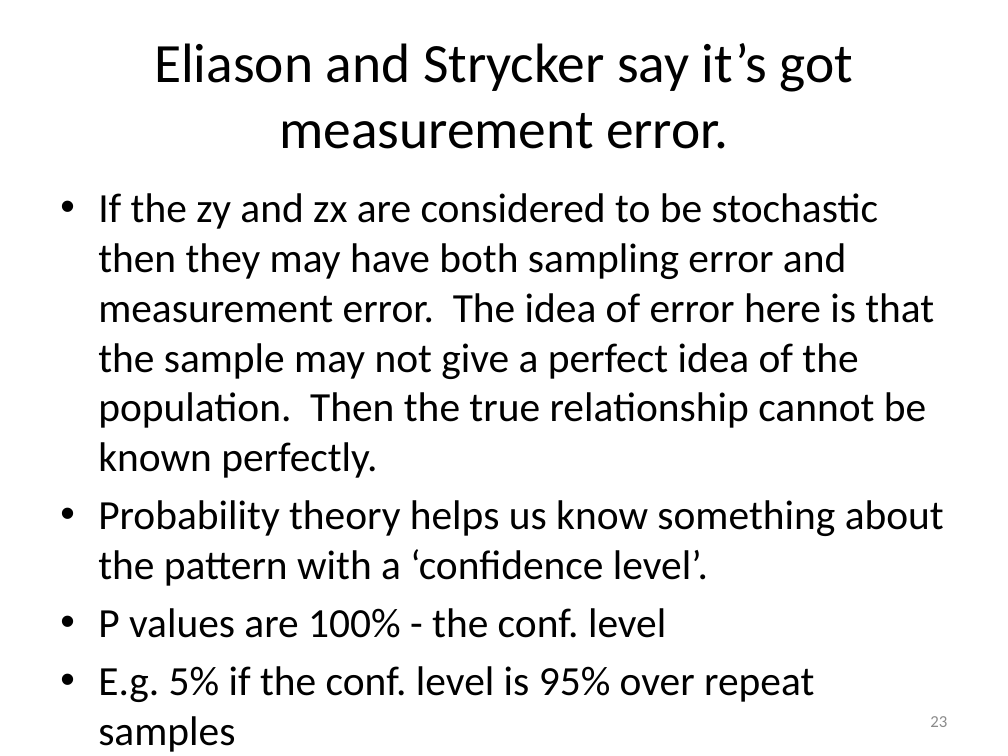
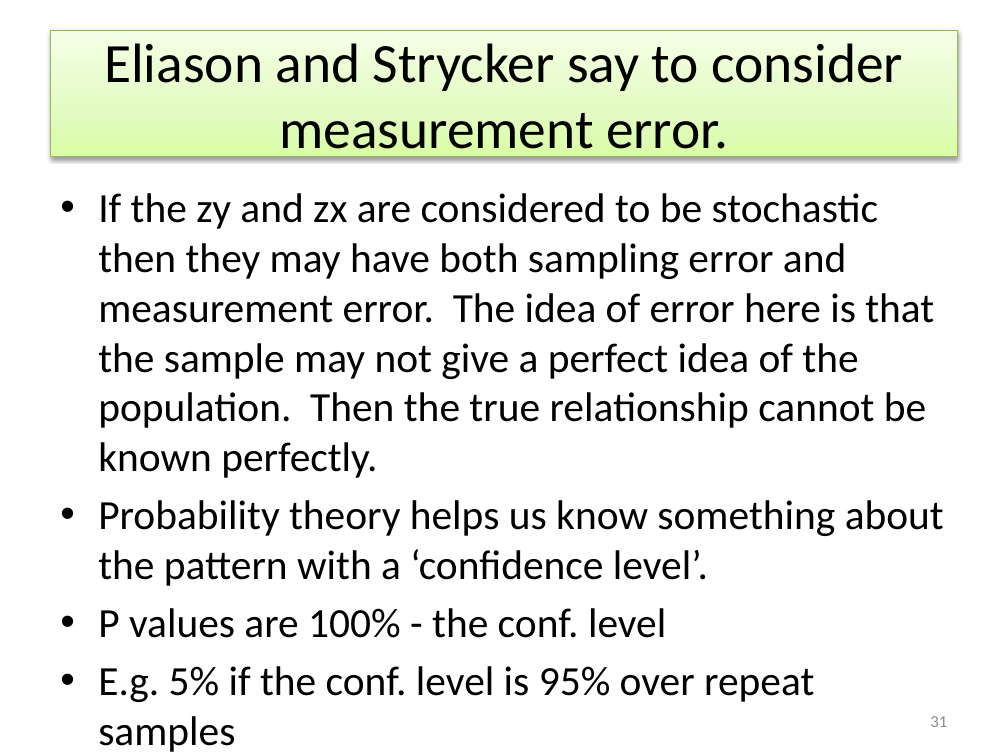
Before and after one commit to WendyOlsen/fsgof, a slide deck: slide 31 of FuzzyQCAConsistencyWithGoodnessofFitTestsOlsen2016.pptx (slide 23 before the commit). Drawn at 1008x756 pixels with LibreOffice and Linux fonts; fonts in the diff are those of the drawing. Boxes give left, top, right and bottom in pixels: in the first picture for what was removed or moved away, otherwise in the second. Text is boxed around its words. In the diff, an @@ line names an element or a change of style, - is before the commit and + after.

```diff
--- a/FuzzyQCAConsistencyWithGoodnessofFitTestsOlsen2016.pptx
+++ b/FuzzyQCAConsistencyWithGoodnessofFitTestsOlsen2016.pptx
@@ title "Eliason and Strycker say to ...": place and size @@
-title "Eliason and Strycker say to ..." at [154,43,853,149]
+title "Eliason and Strycker say to ..." at [50,30,958,156]
@@ title "Eliason and Strycker say to ..." at [50,30,958,156]: fill none to gradient #DAFDA7 to #E4FCC2 to #F5FFE7; outline none to #98B955 0.75 pt; shadow on @@
@@ title at [104,43,904,162]: text changed @@
-Eliason and Strycker say it’s got measurement error.
+Eliason and Strycker say to consider measurement error.
@@ page number at [930,716,947,727]: text changed @@
-23
+31
```
Also in this commit, not shown: 28 other slides changed, 12 slides added, 13 slides removed.
